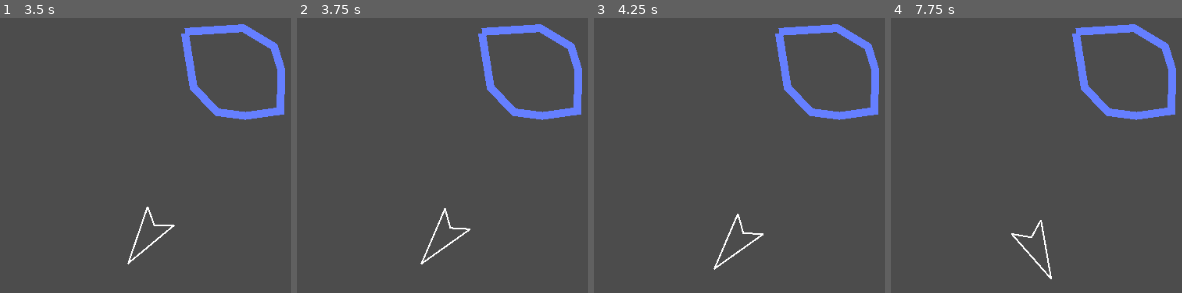
Above: before the commit, frames 1-4 (left to right).
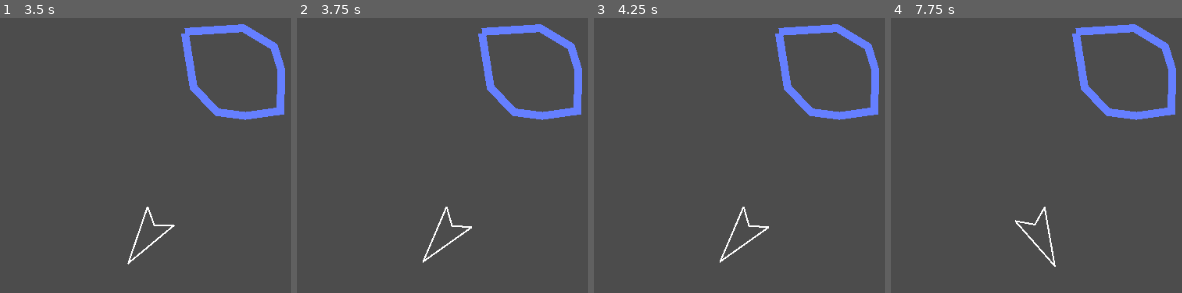
Above: after the commit, the same moments.

Repository: thinkyfish/MasterBlaster-Godot
Game: Godot game, scene res://menu.tscn
Same seed, same stepped clock (60 frames per second), same inputs: the game is played once before the commit and once after it.
Inputs (mouse positions are in pixels of both pictures, inside the frame that each line leads up to):
- Up to frame 1 (3.5 s): click (outside the picture) at 0.5 s; tap Enter at 1.25 s; hold Right (ui_right) 1.28-2.03 s; hold Down (ui_down) 2.03-2.78 s; tap Space at 2.75 s; hold Right (ui_right) from 2.78 s (still down)
- Up to frame 2 (3.75 s): release Right (ui_right) at 3.53 s; hold Up (ui_up) from 3.53 s (still down)
- Up to frame 3 (4.25 s): keep holding Up (ui_up)
- Up to frame 4 (7.75 s): release Up (ui_up) at 4.28 s; hold Left (ui_left) 4.28-5.78 s; hold Down (ui_down) 5.78-6.53 s; tap Enter at 6.5 s; hold Right (ui_right) 6.53-7.28 s; hold Up (ui_up) from 7.28 s (still down)

Frame 1 is identical in both runs. In frame 2, 0.6% of the frame differs, in the area x 42-61%, y 68-90%; in frame 3, 0.8%; in frame 4, 0.9%, in the area x 41-57%, y 68-96%.

Commit message:
work submit

Diff:
--- a/KinematicBody2D.gd
+++ b/KinematicBody2D.gd
@@ -3,12 +3,12 @@
 export (int) var speed = 0
 export (float) var rotation_speed = 1.5
 var force = Vector2()
-var velocity = Vector2()
+var velocity = Vector2(100,100)
 var acceleration = Vector2(0,0)
 var rotation_dir = 0
 var drag = 0.008
 var thrust = 100
-var mass = 0.01
+var mass = 0.001
 func _ready():
 	position = Vector2(300,300)
 
@@ -22,7 +22,7 @@
 	if Input.is_action_pressed('ui_up'):
 		speed = thrust
 	else :
-		speed = 0
+		speed = velocity
 	if Input.is_action_pressed('ui_down'):
 		drag = 0.9
 
@@ -40,9 +40,9 @@
 func _physics_process(delta):
 	get_input()
 	rotation += rotation_dir * rotation_speed * delta
-	force = Vector2(speed, 0).rotated(rotation)
+	#Vector2(speed, 0).rotated(rotation)
 	acceleration = force / mass
-	velocity += acceleration * delta
-	velocity *= 1.0 - drag
-	move_and_slide(velocity)
+	velocity  = velocity + acceleration
+	velocity *= 0.5
+	move_and_slide(velocity * delta)
 	checkwrap()
--- a/game.tscn
+++ b/game.tscn
@@ -28,7 +28,6 @@
 
 [node name="Ship" type="Line2D" parent="KinematicShip"]
 rotation = 3.14159
-scale = Vector2( 1, 1 )
 points = PoolVector2Array( -46.2672, -0.100487, 28.0753, 20.8022, 13.3377, 0.130875, 28.2678, -20.7077, -44.6814, -0.100487 )
 width = 2.03
 default_color = Color( 1, 1, 1, 1 )
